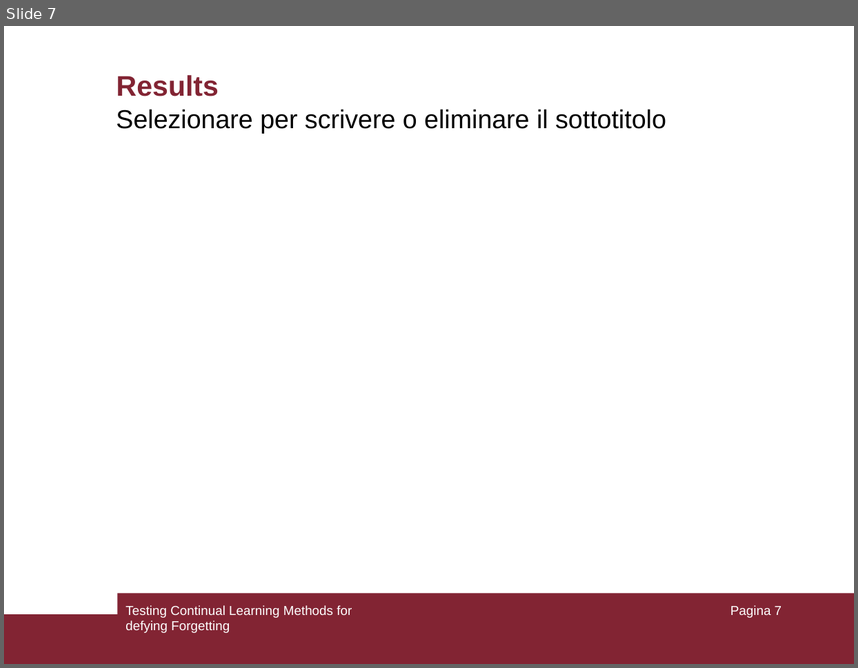
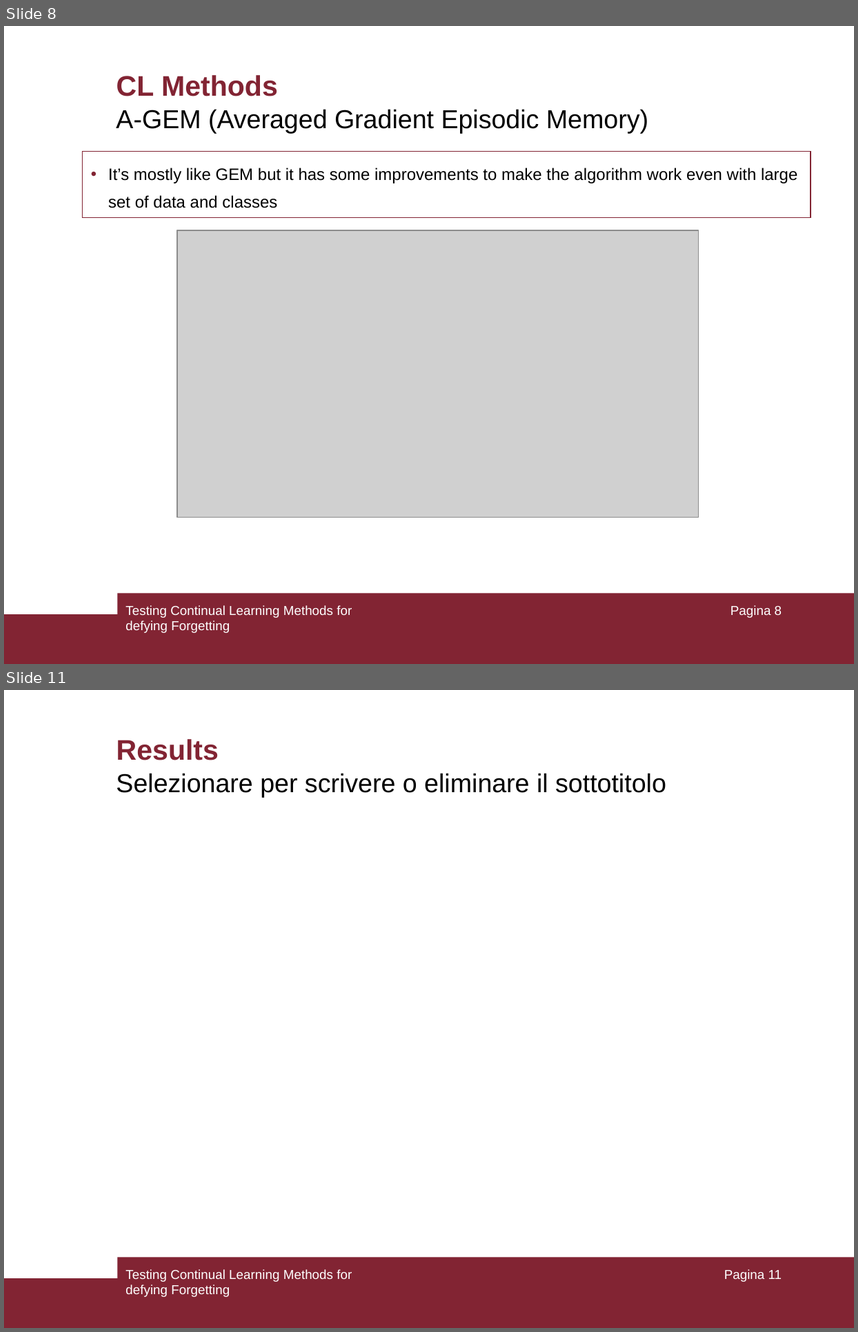
Before and after one commit to giacomotelloli/ContinualLearning, a slide deck: PresPrj.ppt. Shown one above the other, each under a label of ours: slide 7 before the commit, slides 8 and 11 after it; the slides between them are not shown. The pictures are 858x668 and 858x1332 pixels, drawn with LibreOffice and Linux fonts; fonts in the diff are those of the drawing; grey boxes stand for pictures. Boxes give left, top, right and bottom in pixels: in the first picture for what was removed or moved away, otherwise in the second. Text is boxed around its words. In the diff, an @@ line names an element or a change of style, - is before the commit and + after.

```diff
--- a/PresPrj.ppt
+++ b/PresPrj.ppt
@@ slide 8 added at (4, 26, 854, 664), background #FFFFFF; not listed: 2 template elements that a slide beside it also shows @@
@@ title added at (116, 75, 278, 96), 24 pt, text #822433, bold @@
+CL Methods
@@ text added at (116, 109, 648, 133), 22 pt, text #000000 @@
+A-GEM (Averaged Gradient Episodic Memory)
@@ text added at (82, 152, 811, 218), outline #822433 0.74 pt, 14 pt, text #000000 @@
+• It’s mostly like GEM but it has some improvements to make the algorithm work even with large set of data and classes
@@ picture added at (177, 230, 699, 517) @@
@@ text added at (125, 605, 352, 633), 11 pt, text #FFFFFF @@
+Testing Continual Learning Methods for defying Forgetting
@@ page number added at (731, 605, 782, 617), 11 pt, text #FFFFFF @@
+Pagina 8
@@ what was slide 7 is now slide 11 @@
@@ page number at (724, 1269, 782, 1281): text changed @@
-Pagina 7
+Pagina 11
```
Also in this commit, not shown: 3 slides changed, 4 other slides added, 2 slides removed, 17 other files.
